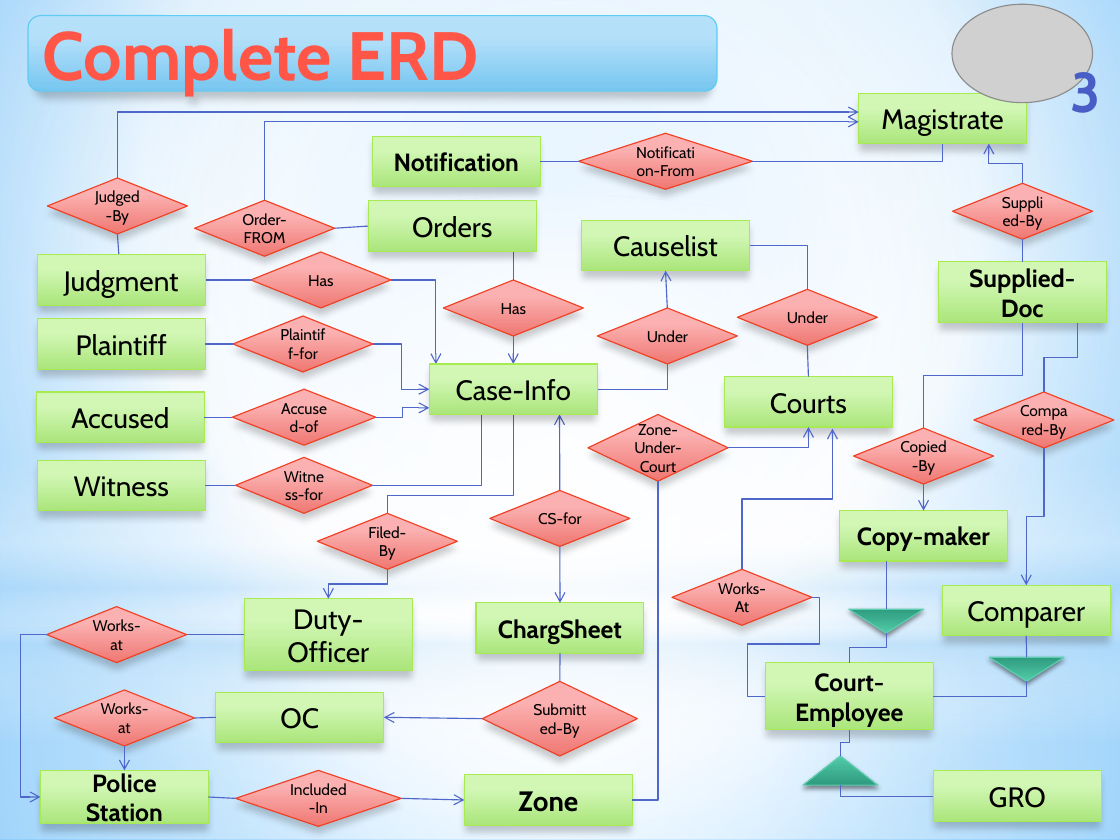
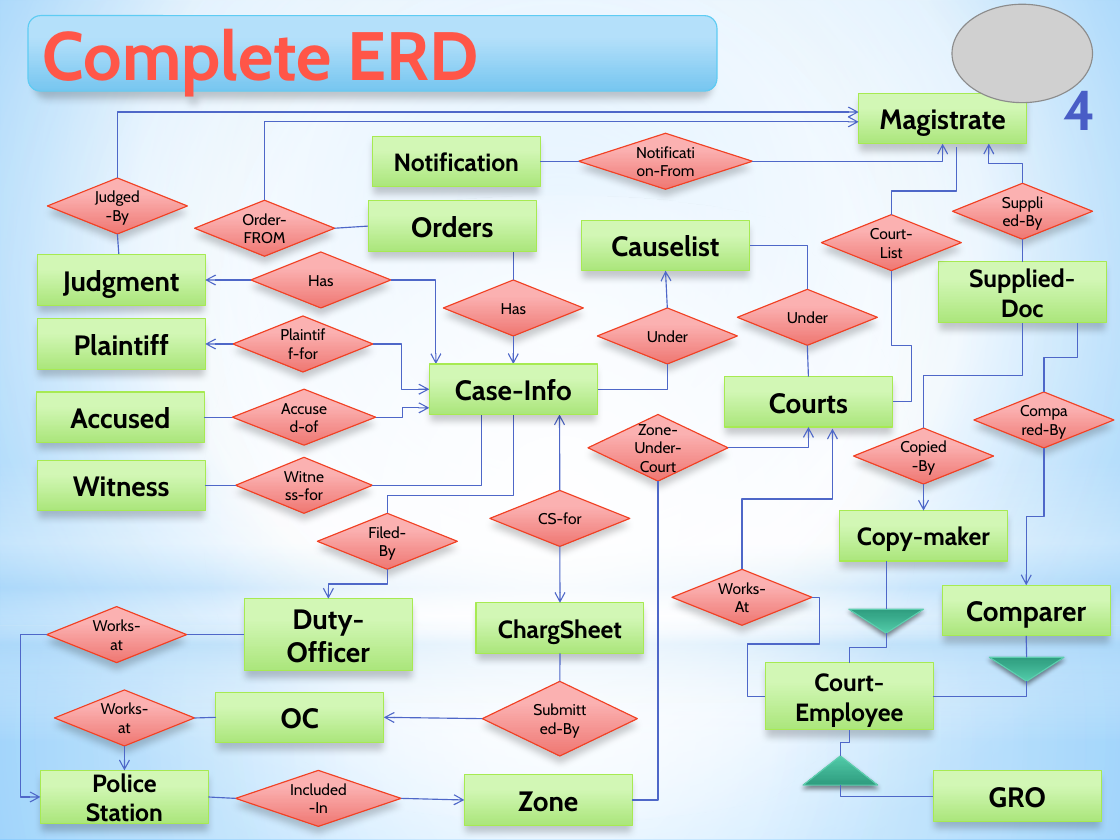
Before and after one commit to Touhid18/CSE308-Management_of_Judicial_System-1005009_1005014_1005018_1005023_1005029, a slide deck: slide 4 of ISD_Management_of_Judicial_System_DatabaseDesign.pptx (slide 3 before the commit). Drawn at 1120x840 pixels with LibreOffice and Linux fonts; fonts in the diff are those of the drawing; grey boxes stand for pictures. Boxes give left, top, right and bottom in pixels: in the first picture for what was removed or moved away, otherwise in the second. Text is boxed around its words. In the diff, an @@ line names an element or a change of style, - is before the commit and + after.

```diff
--- a/ISD_Management_of_Judicial_System_DatabaseDesign.pptx
+++ b/ISD_Management_of_Judicial_System_DatabaseDesign.pptx
@@ page number at bbox=[1063, 83, 1096, 130]: text changed @@
-3
+4
@@ 2 arrows, 1 elbow arrow: place and size @@
-2 arrows, 1 elbow arrow at bbox=[205, 143, 943, 344]
+2 arrows, 1 elbow arrow at bbox=[205, 143, 943, 344]
@@ elbow line (753, 161) - (943, 143): elbow line to elbow arrow @@
@@ elbow line added from (956, 147) to (892, 215), #4E67C8 0.75 pt @@
@@ bold on in 11 elements at bbox=[37, 319, 205, 370], bbox=[37, 392, 205, 442], bbox=[37, 460, 205, 511], bbox=[859, 93, 1027, 143], bbox=[725, 376, 893, 427], bbox=[244, 599, 412, 671], bbox=[581, 221, 749, 271], bbox=[942, 586, 1110, 636], bbox=[429, 364, 597, 414], bbox=[37, 254, 205, 305], bbox=[368, 200, 536, 251] @@
@@ diamond added at bbox=[821, 215, 961, 271], fill gradient #FDB2AF to #F07873, outline #F14124 0.75 pt, 10 pt, text #000000 @@
+Court-List
@@ line (251, 280) - (205, 280): line to arrow @@
@@ elbow line added from (892, 271) to (893, 402), #4E67C8 0.75 pt @@
@@ line (233, 344) - (205, 344): line to arrow @@
```
Also in this commit, not shown: 10 other slides changed, 38 slides added, 1 slide removed, 17 other files.
